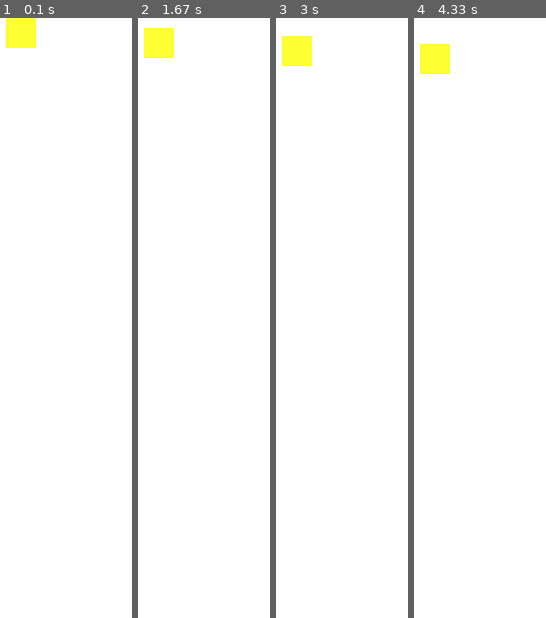
Above: before the commit, frames 1-4 (left to right).
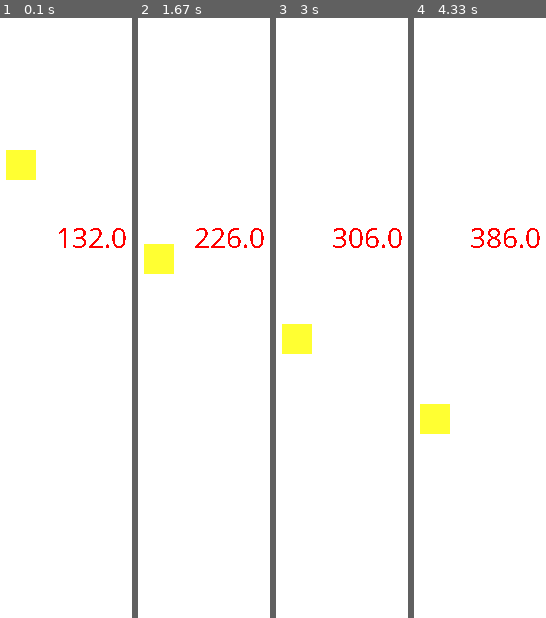
Above: after the commit, the same moments.

Repository: RysKowalski/AIgame
Game: pygame game, started from game_objects.py
The game is run twice, just before and just after one commit, with the same random seed, the same clock (stepped at 60 frames per second) and the same inputs.
Inputs:
- Up to frame 1 (0.1 s): no input
- Up to frame 2 (1.67 s): no input
- Up to frame 3 (3 s): no input
- Up to frame 4 (4.33 s): no input

The runs differ from the first frame. In frame 1, 2.7% of the frame differs, in the area x 4-96%, y 0-39%; in frame 2, 2.8%; in frame 3, 2.8%; in frame 4, 2.8%, in the area x 4-96%, y 4-70%.

Commit message:
some updates

Diff:
--- a/game_objects.py
+++ b/game_objects.py
@@ -1,7 +1,6 @@
 import pygame
-
 from levels import Level1Tutorial
-from script_engine import ScriptSquareData, ScriptEngine
+from script_engine import ScriptSquareData, ScriptEngine, ScriptTextDisplayData
 
 
 class GameObject:
@@ -12,7 +11,10 @@
 
     def __init__(
         self, script: str, screen: pygame.Surface, scriptEngine: ScriptEngine
-    ) -> None: ...
+    ) -> None:
+        self.script: str = script
+        self.screen = screen
+        self.scriptEngine: ScriptEngine = scriptEngine
 
     def draw(self) -> None: ...
 
@@ -32,16 +34,6 @@
     this.border_green
     this.border_blue
     """
-
-    def __init__(
-        self,
-        script: str,
-        screen: pygame.Surface,
-        scriptEngine: ScriptEngine,
-    ) -> None:
-        self.script: str = script
-        self.screen = screen
-        self.scriptEngine: ScriptEngine = scriptEngine
 
     def draw(self) -> None:
         squareData: ScriptSquareData = self._get_data()
@@ -65,21 +57,40 @@
     """
 
     def __init__(
-        self, script: str, screen: pygame.Surface, scriptEngine: ScriptEngine
+        self,
+        script: str,
+        screen: pygame.Surface,
+        scriptEngine: ScriptEngine,
+        font: pygame.font.Font,
     ) -> None:
         self.script: str = script
         self.screen = screen
         self.scriptEngine: ScriptEngine = scriptEngine
+        self.font: pygame.font.Font = font
+
+    def draw(self) -> None:
+        textDisplayData: ScriptTextDisplayData = self._get_data()
+        textSurface: pygame.Surface = self.font.render(
+            textDisplayData.value, False, textDisplayData.backgroundColor
+        )
+
+        self.screen.blit(textSurface, (textDisplayData.x, textDisplayData.y))
+
+    def _get_data(self) -> ScriptTextDisplayData:
+        return self.scriptEngine.calculate_text_display(self.script)
 
 
 if __name__ == "__main__":
     pygame.init()
+    pygame.font.init()
     screen = pygame.display.set_mode((800, 600))
     level: Level1Tutorial = Level1Tutorial()
     scriptEngine: ScriptEngine = ScriptEngine(level)
-    script = """
+    font: pygame.font.Font = pygame.font.SysFont("Comic Sans MS", 30)
+
+    rectScript = """
         this.x = 50
-        this.y = $1
+        this.y = $0
         this.width = 15 + 15
         this.height = 12 + 18
         this.rotation = 3 / 2 - 1.5
@@ -91,7 +102,19 @@
         this.border_green = 66 - 10
         this.border_blue = $0 / $1
     """
-    rectElement: SquareObject = SquareObject(script, screen, scriptEngine)
+    textDisplayScript: str = """
+        this.x = 100
+        this.y = 200
+        this.red = 255
+        this.green = 0
+        this.blue = 0
+        this.value = $0
+    """
+    rectElement: SquareObject = SquareObject(rectScript, screen, scriptEngine)
+    textDisplayElement: TextDisplayObject = TextDisplayObject(
+        textDisplayScript, screen, scriptEngine, font
+    )
+    level.variables[0] = 123
 
     running: bool = True
     while running:
@@ -101,5 +124,6 @@
 
         screen.fill((255, 255, 255))
         rectElement.draw()
-        level.tick((-0.2,))
+        textDisplayElement.draw()
+        level.tick((scriptEngine.calculate_expression("1"),))
         pygame.display.flip()
--- a/script_engine.py
+++ b/script_engine.py
@@ -1,5 +1,4 @@
 from dataclasses import dataclass
-from pygame import Color
 from levels import GameLevel
 
 
@@ -20,7 +19,7 @@
     x: float
     y: float
     backgroundColor: tuple[int, int, int]
-    value: float
+    value: str
 
 
 class ScriptEngine:
@@ -268,3 +267,51 @@
             borderColor=(int(borderRed), int(borderGreen), int(borderBlue)),
         )
         return squareData
+
+    def calculate_text_display(self, script: str) -> ScriptTextDisplayData:
+        lines: list[str] = script.splitlines()
+        x: float = -1
+        y: float = -1
+        backgroundRed: float = -1
+        backgroundGreen: float = -1
+        backgroundBlue: float = -1
+        textValue: str = ""
+
+        for _line in lines:
+            line: str = _line.strip()
+            if line == "":
+                continue
+
+            if line.startswith("this."):
+                # TODO: possible optimalization by adding start and end
+                firstSpaceIndex: int = line.find(" ")
+                value: float = self.calculate_expression(
+                    line[firstSpaceIndex + 3 :]  # cut out " = "
+                )
+                match line[5:firstSpaceIndex]:
+                    case "x":
+                        x = value
+                    case "y":
+                        y = value
+                    case "red":
+                        backgroundRed = value
+                    case "green":
+                        backgroundGreen = value
+                    case "blue":
+                        backgroundBlue = value
+                    case "value":
+                        textValue = str(value)
+                    case _:
+                        continue
+
+        textDisplayData: ScriptTextDisplayData = ScriptTextDisplayData(
+            x=x,
+            y=y,
+            backgroundColor=(
+                int(backgroundRed),
+                int(backgroundGreen),
+                int(backgroundBlue),
+            ),
+            value=textValue,
+        )
+        return textDisplayData
--- a/tests.py
+++ b/tests.py
@@ -283,8 +283,8 @@
     level.variables[1] = 3
     engine: ScriptEngine = ScriptEngine(level)
     correctOutput: ScriptSquareData = ScriptSquareData(
-        x=25,
-        y=150,
+        x=3,
+        y=6,
         width=30,
         height=30,
         rotation=0,
